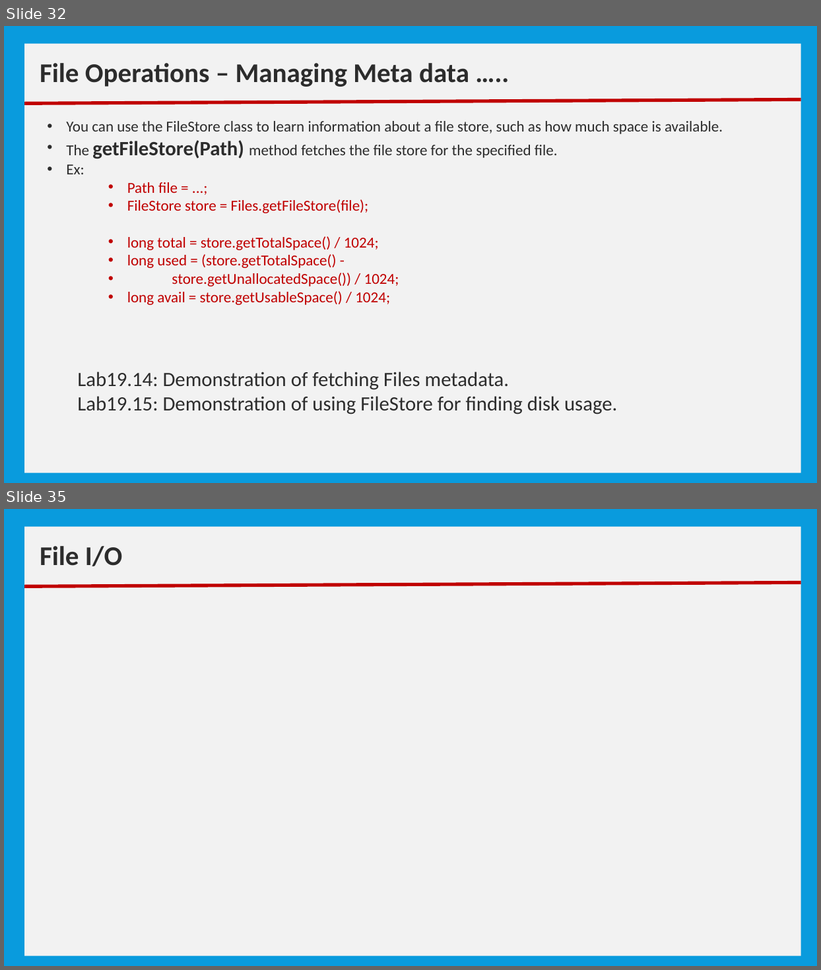
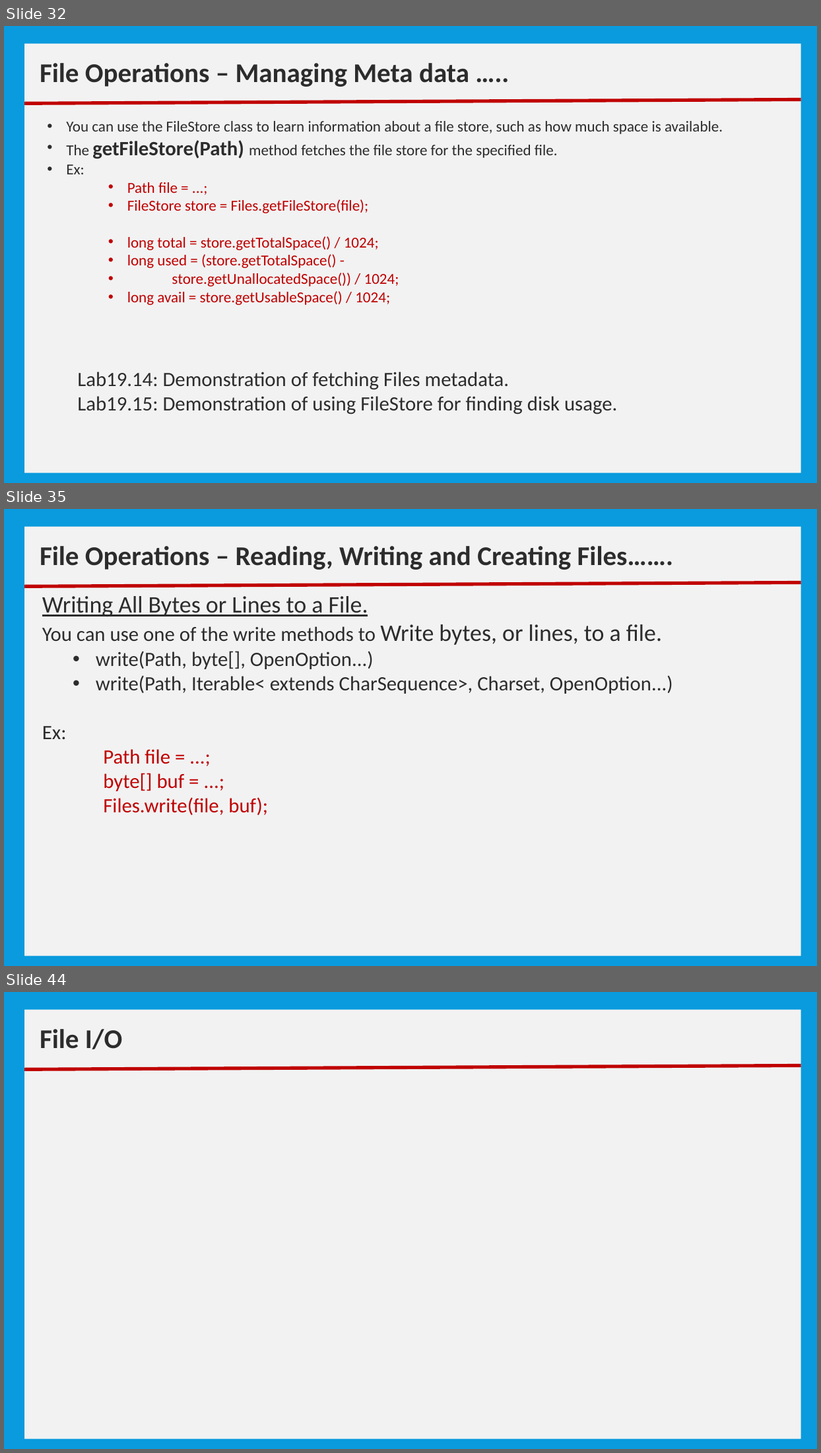
Before and after one commit to nmsgit1234/TechnicalDocs, a slide deck: training/core_java/10_Basic IO.pptx. Shown one above the other, each under a label of ours: slides 32 and 35 before the commit, slides 32, 35 and 44 after it; the slides between them are not shown. The pictures are 821x970 and 821x1453 pixels, drawn with LibreOffice and Linux fonts; fonts in the diff are those of the drawing. Boxes give left, top, right and bottom in pixels: in the first picture for what was removed or moved away, otherwise in the second. Text is boxed around its words. In the diff, an @@ line names an element or a change of style, - is before the commit and + after.

```diff
--- a/training/core_java/10_Basic IO.pptx
+++ b/training/core_java/10_Basic IO.pptx
@@ slide 35 added at [4,509,817,966], background #099BDD @@
@@ rectangle added at [24,527,801,956], fill #F2F2F2 @@
@@ text added at [40,546,673,570], 32 pt, text #2C2C2C, bold @@
+File Operations – Reading, Writing and Creating Files…….
@@ line added from (24, 586) to (801, 583), #C00000 4 pt @@
@@ text added at [42,596,673,815], 24 pt, text #2C2C2C @@
+Writing All Bytes or Lines to a File.
+You can use one of the write methods to Write bytes, or lines, to a file.
+  • write(Path, byte[], OpenOption...)
+  • write(Path, Iterable< extends CharSequence>, Charset, OpenOption...)
+Ex:
+    Path file = ...;
+    byte[] buf = ...;
+    Files.write(file, buf);
@@ what was slide 35 is now slide 44 @@
```
Also in this commit, not shown: 1 slide changed, 9 other slides added, 1 slide removed, 1 other file.
